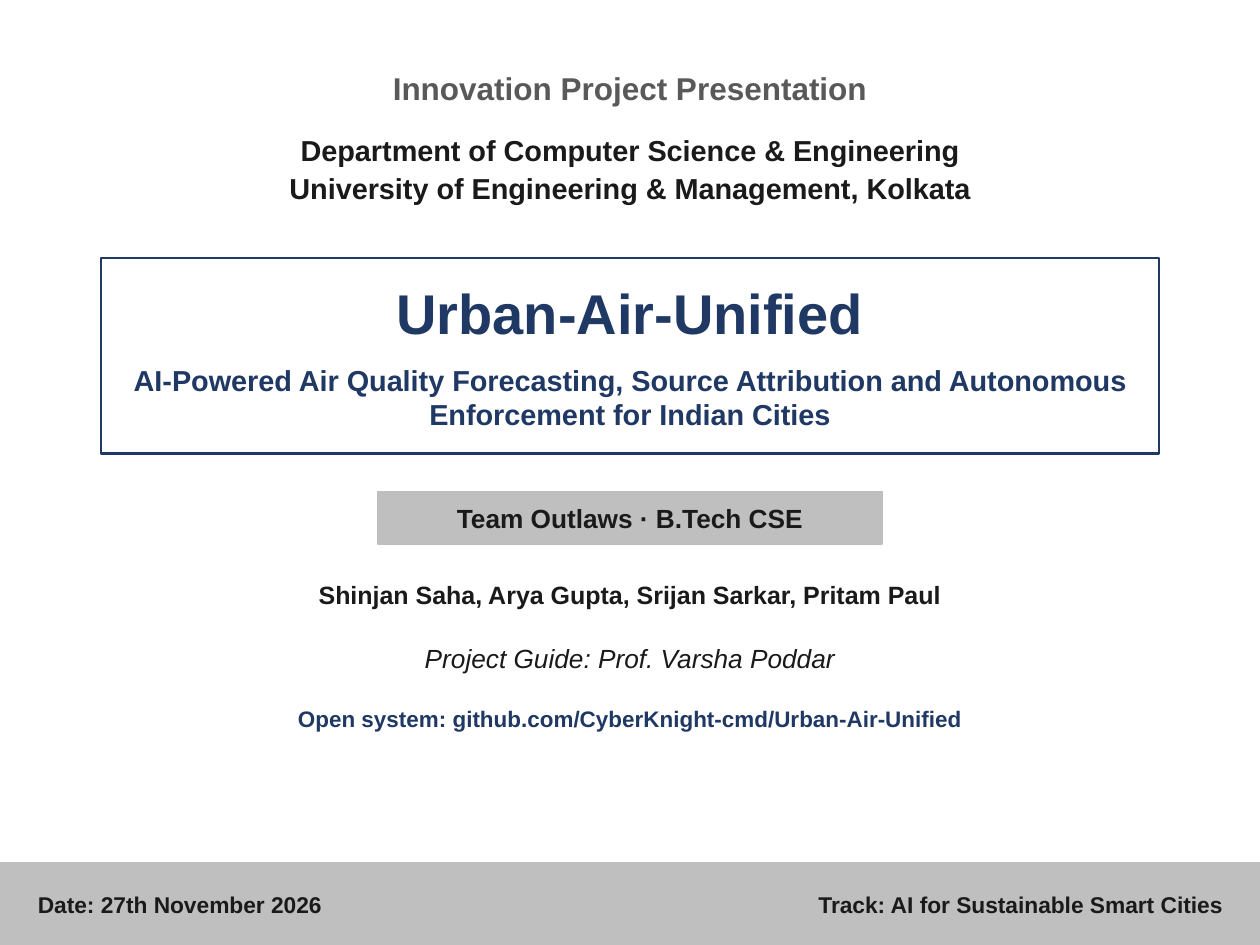
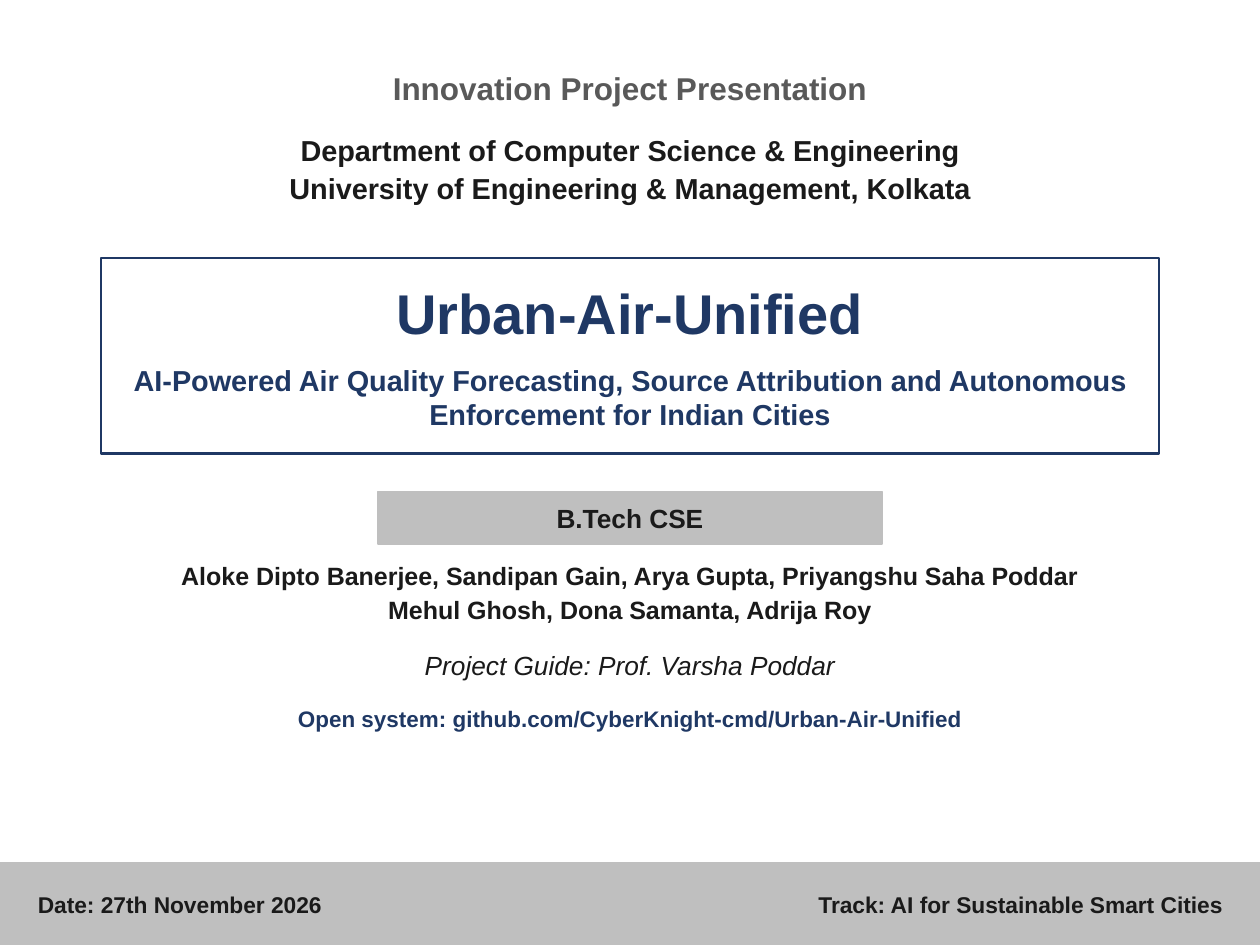
Before and after one commit to CyberKnight-cmd/Urban-Air-Unified, a slide deck: slide 1 of presentation/Urban_Air_Unified_Innovation_Project.pptx. Drawn at 1260x945 pixels with LibreOffice and Linux fonts; fonts in the diff are those of the drawing. Boxes give left, top, right and bottom in pixels: in the first picture for what was removed or moved away, otherwise in the second. Text is boxed around its words. In the diff, an @@ line names an element or a change of style, - is before the commit and + after.

```diff
--- a/presentation/Urban_Air_Unified_Innovation_Project.pptx
+++ b/presentation/Urban_Air_Unified_Innovation_Project.pptx
@@ text at box(557, 509, 703, 528): text changed @@
-Team Outlaws · B.Tech CSE
+B.Tech CSE
@@ text at box(181, 567, 1078, 625): text changed @@
-Shinjan Saha, Arya Gupta, Srijan Sarkar, Pritam Paul
+Aloke Dipto Banerjee, Sandipan Gain, Arya Gupta, Priyangshu Saha Poddar
+Mehul Ghosh, Dona Samanta, Adrija Roy
@@ text "Project Guide: Prof. Varsha Poddar": place and size @@
-text "Project Guide: Prof. Varsha Poddar" at box(425, 649, 835, 674)
+text "Project Guide: Prof. Varsha Poddar" at box(425, 656, 835, 680)
```
Also in this commit, not shown: 8 other slides changed.
